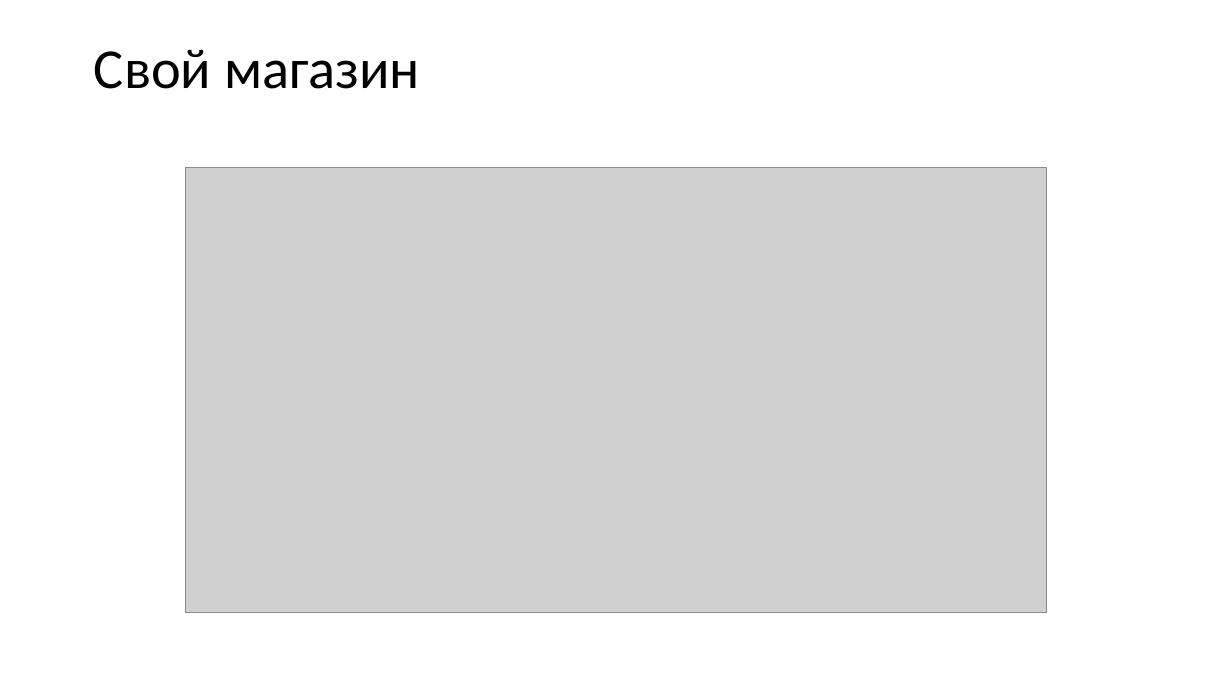
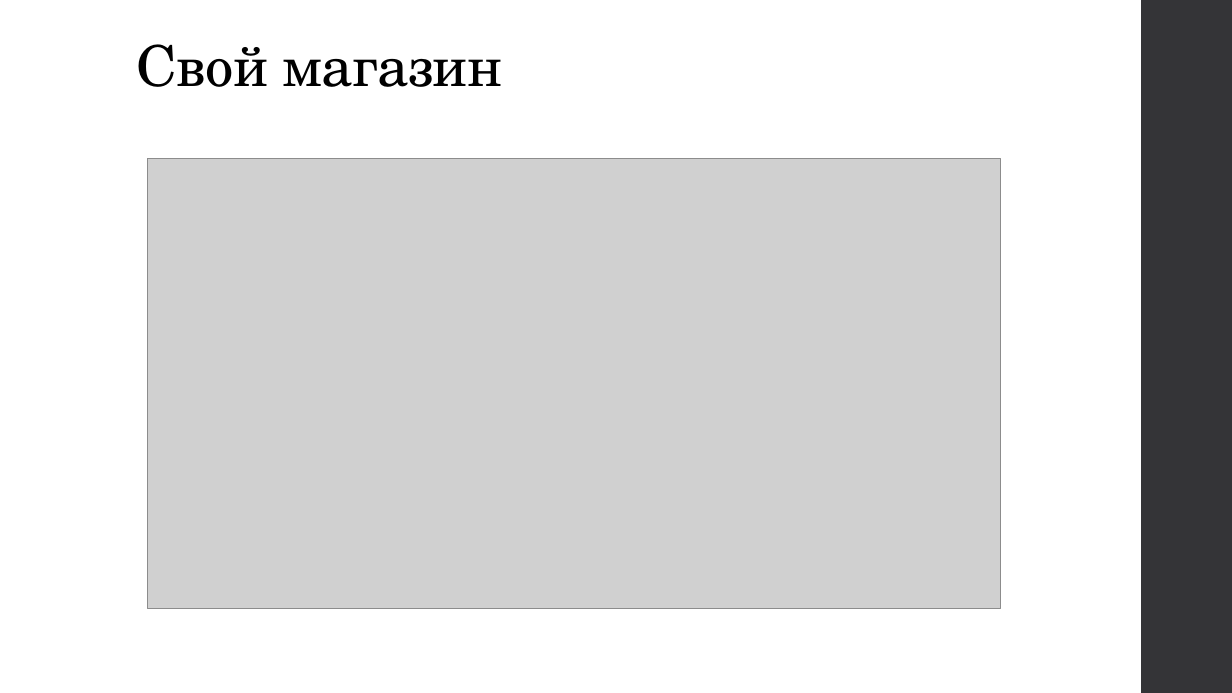
Before and after one commit to akerusan-s/flask-project, a slide deck: slide 9 of Презентация.pptx (slide 4 before the commit). Drawn at 1232x693 pixels with LibreOffice and Linux fonts; fonts in the diff are those of the drawing; grey boxes stand for pictures. Boxes give left, top, right and bottom in pixels: in the first picture for what was removed or moved away, otherwise in the second. Text is boxed around its words. In the diff, an @@ line names an element or a change of style, - is before the commit and + after.

```diff
--- a/Презентация.pptx
+++ b/Презентация.pptx
@@ rectangle added at (x1=1141, y1=0, x2=1232, y2=693), fill #353537 @@
@@ title "Свой магазин" moved from (x1=94, y1=50, x2=420, y2=89) to (x1=137, y1=44, x2=502, y2=87) @@
@@ title "Свой магазин" at (x1=137, y1=44, x2=502, y2=87): font Calibri to TeX Gyre Schola, letter spacing 0 to -0.5 pt; vertical alignment middle to bottom @@
@@ picture resized from (x1=186, y1=168, x2=1046, y2=613) to (x1=148, y1=158, x2=1001, y2=609) @@
```
Also in this commit, not shown: 7 other slides changed, 7 slides added, 1 slide removed, 1 other file.
